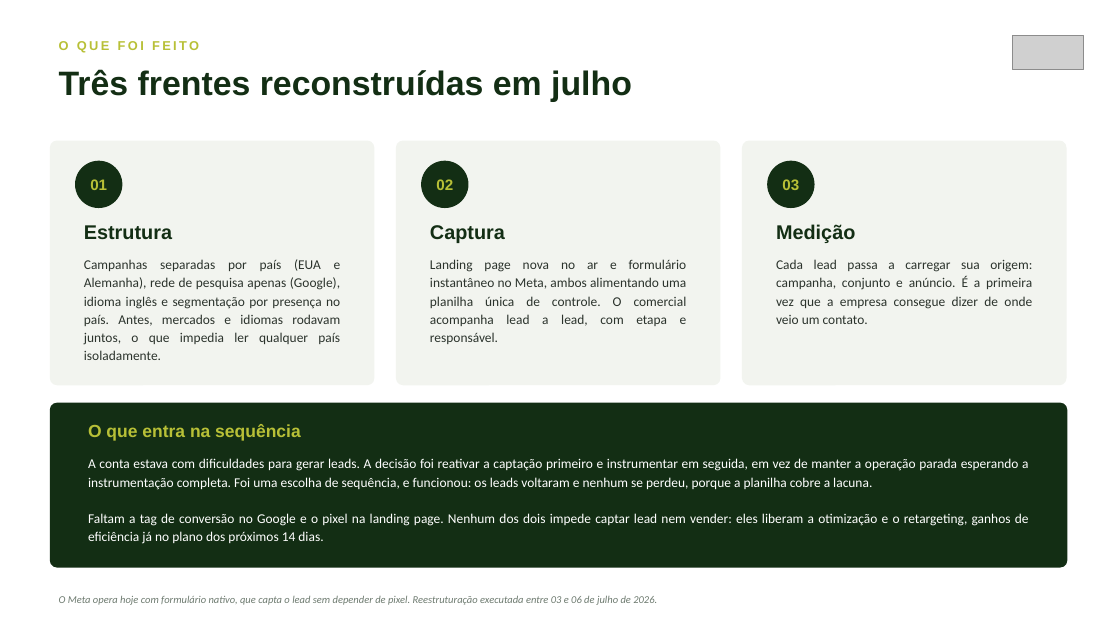
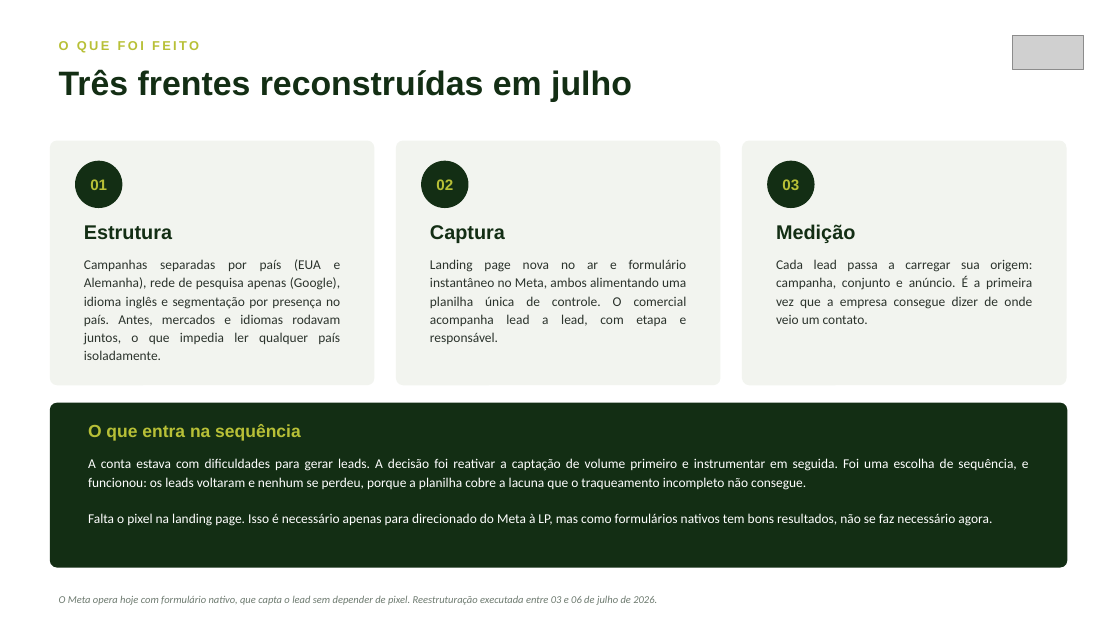
Before and after one commit to gpr25/arqOS, a slide deck: slide 3 of Triunfo do Brasil/marketing/relatorios/triunfo-resultados-julho.pptx. Drawn at 1120x630 pixels with LibreOffice and Linux fonts; fonts in the diff are those of the drawing; grey boxes stand for pictures. Boxes give left, top, right and bottom in pixels: in the first picture for what was removed or moved away, otherwise in the second. Text is boxed around its words. In the diff, an @@ line names an element or a change of style, - is before the commit and + after.

```diff
--- a/Triunfo do Brasil/marketing/relatorios/triunfo-resultados-julho.pptx
+++ b/Triunfo do Brasil/marketing/relatorios/triunfo-resultados-julho.pptx
@@ text at (88, 458, 1029, 526): text changed @@
-A conta estava com dificuldades para gerar leads. A decisão foi reativar a captação primeiro e instrumentar em seguida, em vez de manter a operação parada esperando a instrumentação completa. Foi uma escolha de sequência, e funcionou: os leads voltaram e nenhum se perdeu, porque a planilha cobre a lacuna.
-Faltam a tag de conversão no Google e o pixel na landing page. Nenhum dos dois impede captar lead nem vender: eles liberam a otimização e o retargeting, ganhos de eficiência já no plano dos próximos 14 dias.
+A conta estava com dificuldades para gerar leads. A decisão foi reativar a captação de volume primeiro e instrumentar em seguida. Foi uma escolha de sequência, e funcionou: os leads voltaram e nenhum se perdeu, porque a planilha cobre a lacuna que o traqueamento incompleto não consegue.
+Falta o pixel na landing page. Isso é necessário apenas para direcionado do Meta à LP, mas como formulários nativos tem bons resultados, não se faz necessário agora.
```
Also in this commit, not shown: 6 other slides changed, 38 other files.
